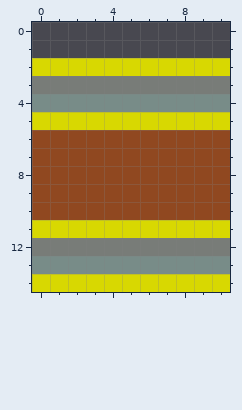
Two states of a pixel-art sprite, tamagon/res/level2.png. The first picture shows the starting point.
The file is 11x15 pixels. Colours within 5 levels of each other are drawn and written as one.
The result:
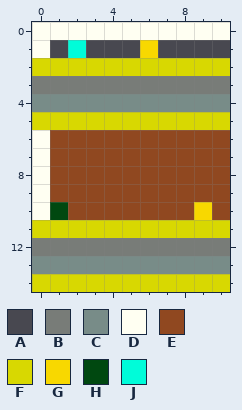
Palette (. is transparent): A #484850  B #787c78  C #788c88  D #fffff2  E #904820  F #d8d801  G #f8d800  H #004810  J #00fcd9
From old to new:
Changed rows in their new state; - is an unchanged pixel.
first column x 0:
 0 DDDDDDDDDDD
 1 D-J---G----
first column x 0:
 6 D---------
 7 D---------
 8 D---------
 9 D---------
10 DH-------G
Boxes around the changes in both pictures, in picture pixels (x1, y1, x2, y2):
changed: (32, 22, 230, 58)
changed: (32, 130, 68, 220)
changed: (194, 202, 212, 220)
